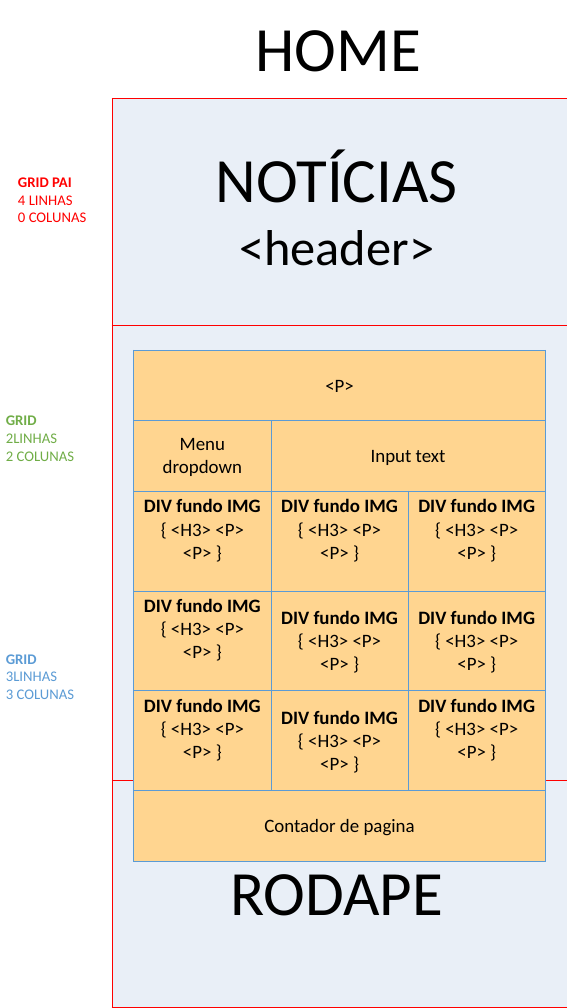
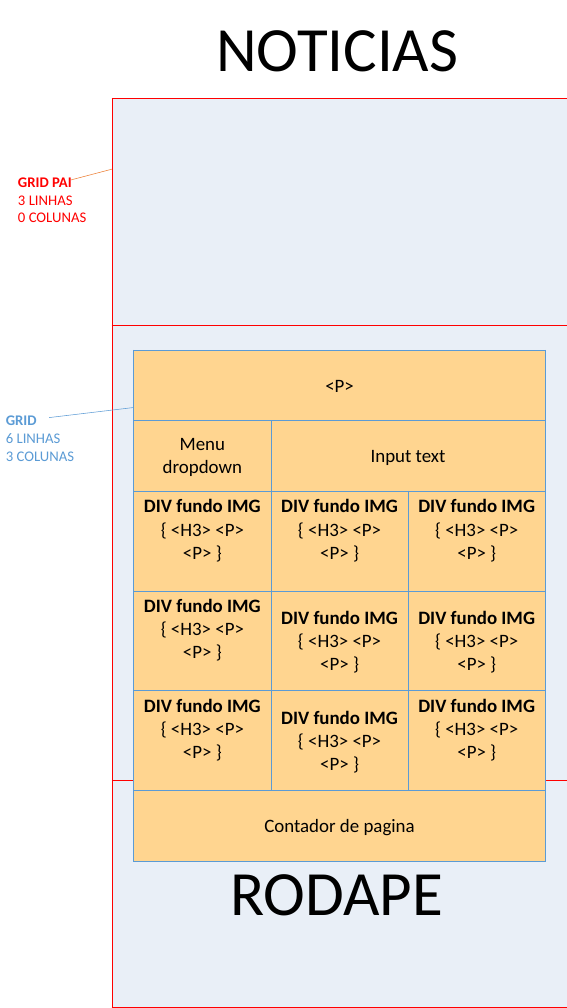
Before and after one commit to WescleyLemos/HOTSITE_SENAI_LAB, a slide deck: slide 2 of materiais/Projeto-Lab-Senai-ESQUELETO.pptx. Drawn at 567x1008 pixels with LibreOffice and Linux fonts; fonts in the diff are those of the drawing. Boxes give left, top, right and bottom in pixels: in the first picture for what was removed or moved away, otherwise in the second. Text is boxed around its words. In the diff, an @@ line names an element or a change of style, - is before the commit and + after.

```diff
--- a/materiais/Projeto-Lab-Senai-ESQUELETO.pptx
+++ b/materiais/Projeto-Lab-Senai-ESQUELETO.pptx
@@ text at <box>216,30,458,72</box>: text changed @@
-HOME
+NOTICIAS
@@ text removed at <box>216,149,458,266</box> @@
-NOTÍCIAS
-<header>
@@ text at <box>18,177,87,222</box>: text changed @@
-GRID PAI
-4 LINHAS
-0 COLUNAS
+GRID PAI
+3 LINHAS
+0 COLUNAS
@@ line added from (112, 169) to (71, 180), #ED7D31 0.5 pt @@
@@ text at <box>6,415,75,461</box>: text changed; text colour #70AD47 to #5B9BD5 @@
-GRID
-2LINHAS
-2 COLUNAS
+GRID
+6 LINHAS
+3 COLUNAS
@@ line added from (134, 407) to (49, 417), #5B9BD5 0.5 pt @@
@@ text removed at <box>6,654,75,699</box> @@
-GRID
-3LINHAS
-3 COLUNAS
```
Also in this commit, not shown: 1 other slide changed, 5 slides added, 13 other files.
